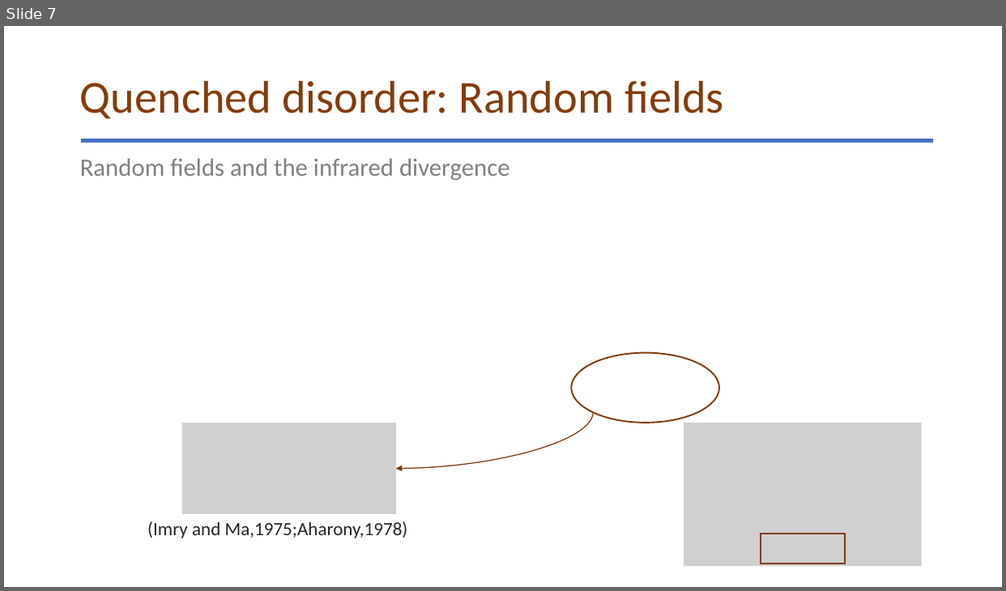
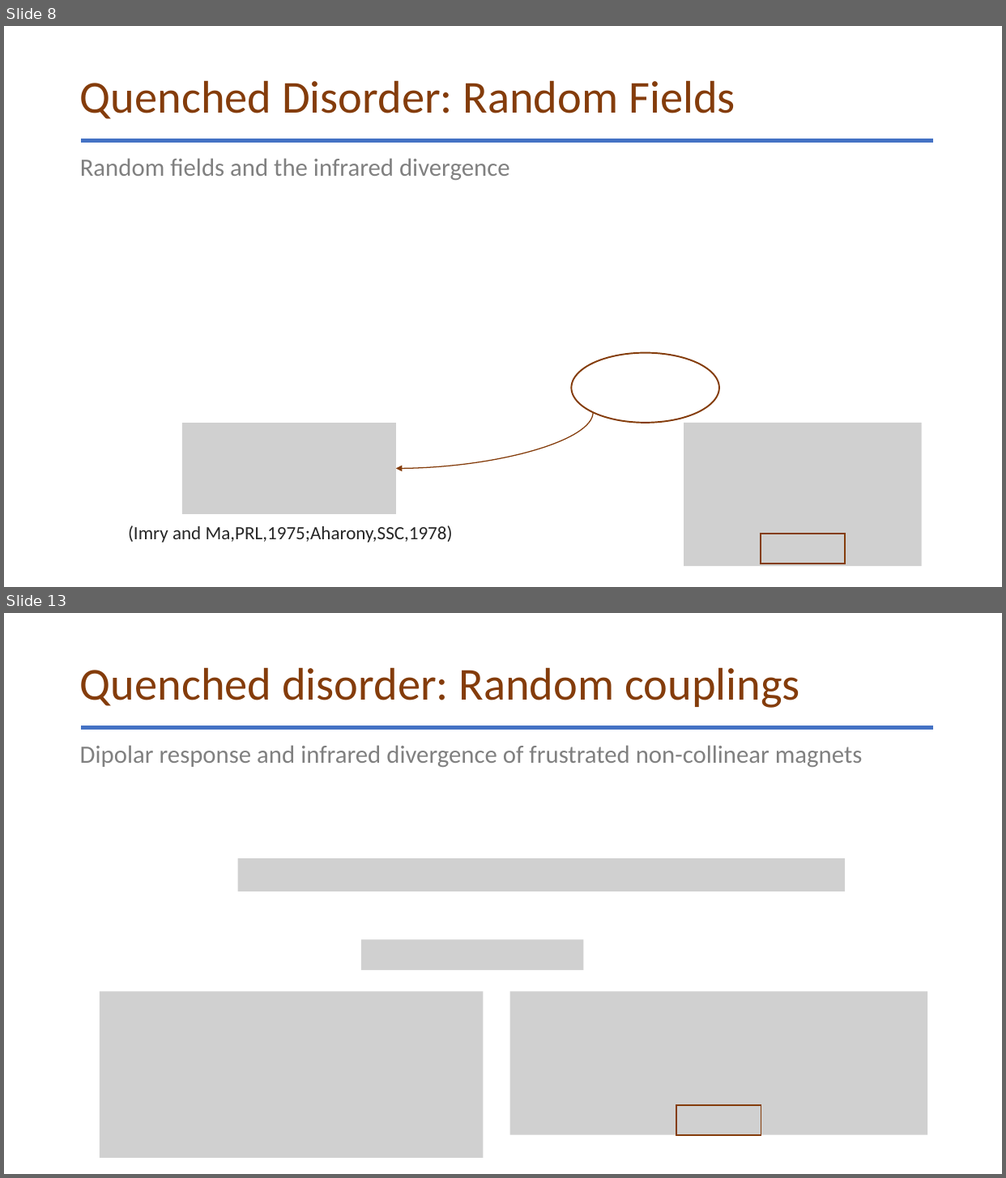
Before and after one commit to glacieant/disordered_triangular_swt, a slide deck: talk/disordered_non-collinear_magnet.pptx. Shown one above the other, each under a label of ours: slide 7 before the commit, slides 8 and 13 after it; the slides between them are not shown. The pictures are 1006x591 and 1006x1178 pixels, drawn with LibreOffice and Linux fonts; fonts in the diff are those of the drawing; grey boxes stand for pictures. Boxes give left, top, right and bottom in pixels: in the first picture for what was removed or moved away, otherwise in the second. Text is boxed around its words. In the diff, an @@ line names an element or a change of style, - is before the commit and + after.

```diff
--- a/talk/disordered_non-collinear_magnet.pptx
+++ b/talk/disordered_non-collinear_magnet.pptx
@@ slide 13 added at [4,613,1002,1174], background #FFFFFF @@
@@ title added at [80,667,800,708], 44 pt, text #843C0B @@
+Quenched disorder: Random couplings
@@ line added from (81, 727) to (934, 727), #4472C4 4.5 pt @@
@@ text added at [80,745,863,767], 24 pt, text #808080 @@
+Dipolar response and infrared divergence of frustrated non-collinear magnets
@@ picture added at [237,858,845,892] @@
@@ picture added at [361,939,583,970] @@
@@ picture added at [100,992,484,1159] @@
@@ picture added at [510,992,928,1135] @@
@@ rectangle added at [677,1105,761,1135], outline #843C0B 1.5 pt @@
@@ what was slide 7 is now slide 8 @@
@@ slide 8 changed as well @@
@@ title at [80,80,735,119]: text changed @@
-Quenched disorder: Random fields
+Quenched Disorder: Random Fields
@@ text at [128,526,453,543]: text changed @@
-(Imry and Ma,1975;Aharony,1978)
+(Imry and Ma,PRL,1975;Aharony,SSC,1978)
```
Also in this commit, not shown: 7 other slides changed, 11 other slides added, 13 other files.
